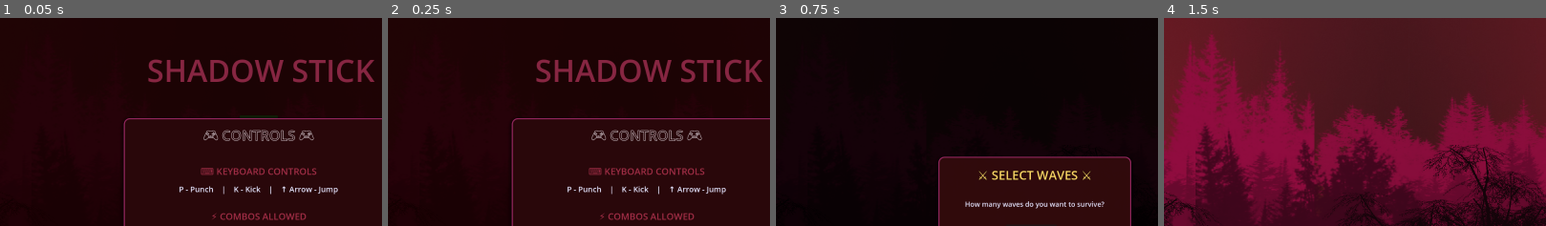
Above: before the commit, frames 1-4 (left to right).
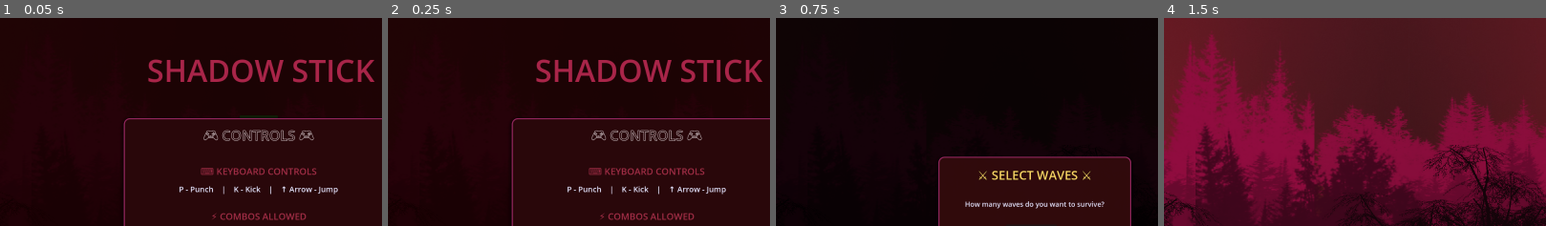
Above: after the commit, the same moments.

Repository: SUGANTH-V-27/stickman
Game: Godot game, scene res://scenes/main.tscn
The game is run twice, just before and just after one commit, with the same random seed, the same clock (stepped at 60 frames per second) and the same inputs.
Inputs:
- Up to frame 1 (0.05 s): no input
- Up to frame 2 (0.25 s): no input
- Up to frame 3 (0.75 s): click "➤ CONTINUE" at 0.5 s
- Up to frame 4 (1.5 s): click "🎮 START GAME" at 1.25 s
The pictures show only the part of the screen within x 16-66%, y 0-50%; the shares and areas given below are measured in that part.

The runs differ from the first frame. In frame 1, 2.0% of the frame differs, in the area x 39-98%, y 20-31%; in frame 2, 2.0%; in frame 3, nothing differs; in frame 4, nothing differs.

Commit message:
small change

Diff:
--- a/scenes/InstructionsMenu.tscn
+++ b/scenes/InstructionsMenu.tscn
@@ -18,9 +18,10 @@
 
 [sub_resource type="LabelSettings" id="LabelSettings_title"]
 font_size = 36
-font_color = Color(0.14276722, 0.031204961, 0.07105998, 0.05882353)
+font_color = Color(0.122415505, 0.05587221, 0.021636602, 0.05882353)
 outline_size = 2
-outline_color = Color(0.99258286, 0.9729273, 0.9930236, 1)
+outline_color = Color(0.9843137, 0.95686275, 0.96862745, 1)
+shadow_color = Color(0.8509804, 0.96862745, 0.9490196, 0)
 
 [sub_resource type="StyleBoxFlat" id="StyleBoxFlat_button_normal"]
 bg_color = Color(0.4627451, 0.02745098, 0.21176471, 1)
@@ -60,7 +61,7 @@
 offset_right = 448.0
 offset_bottom = 217.0
 grow_horizontal = 2
-theme_override_colors/font_color = Color(0.5294118, 0.14901961, 0.25882354, 1)
+theme_override_colors/font_color = Color(0.6627451, 0.14509805, 0.28627452, 1)
 theme_override_colors/font_shadow_color = Color(0.89411765, 0.9490196, 0.95686275, 0)
 theme_override_colors/font_outline_color = Color(0.9490196, 0.9411765, 0.9411765, 1)
 theme_override_font_sizes/font_size = 80
@@ -109,7 +110,7 @@
 
 [node name="KeyboardTitle" type="Label" parent="Control/Panel/VBoxContainer"]
 layout_mode = 2
-theme_override_colors/font_color = Color(0.6383706, 0.1818983, 0.27951527, 1)
+theme_override_colors/font_color = Color(0.6392157, 0.18039216, 0.2784314, 1)
 theme_override_colors/font_shadow_color = Color(0.81960785, 0.9411765, 0, 0)
 theme_override_colors/font_outline_color = Color(0.94509804, 0.9411765, 0.9411765, 1)
 theme_override_font_sizes/font_size = 24
--- a/scenes/main.gd
+++ b/scenes/main.gd
@@ -31,6 +31,10 @@
 	player.health = player.max_health
 
 
+	if not player.is_connected("health_changed", Callable(self, "_on_health_changed")):
+		player.connect("health_changed", Callable(self, "_on_health_changed"))
+	if mobile_controls:
+		mobile_controls.player = player
 
 
 	# Remove static enemy
